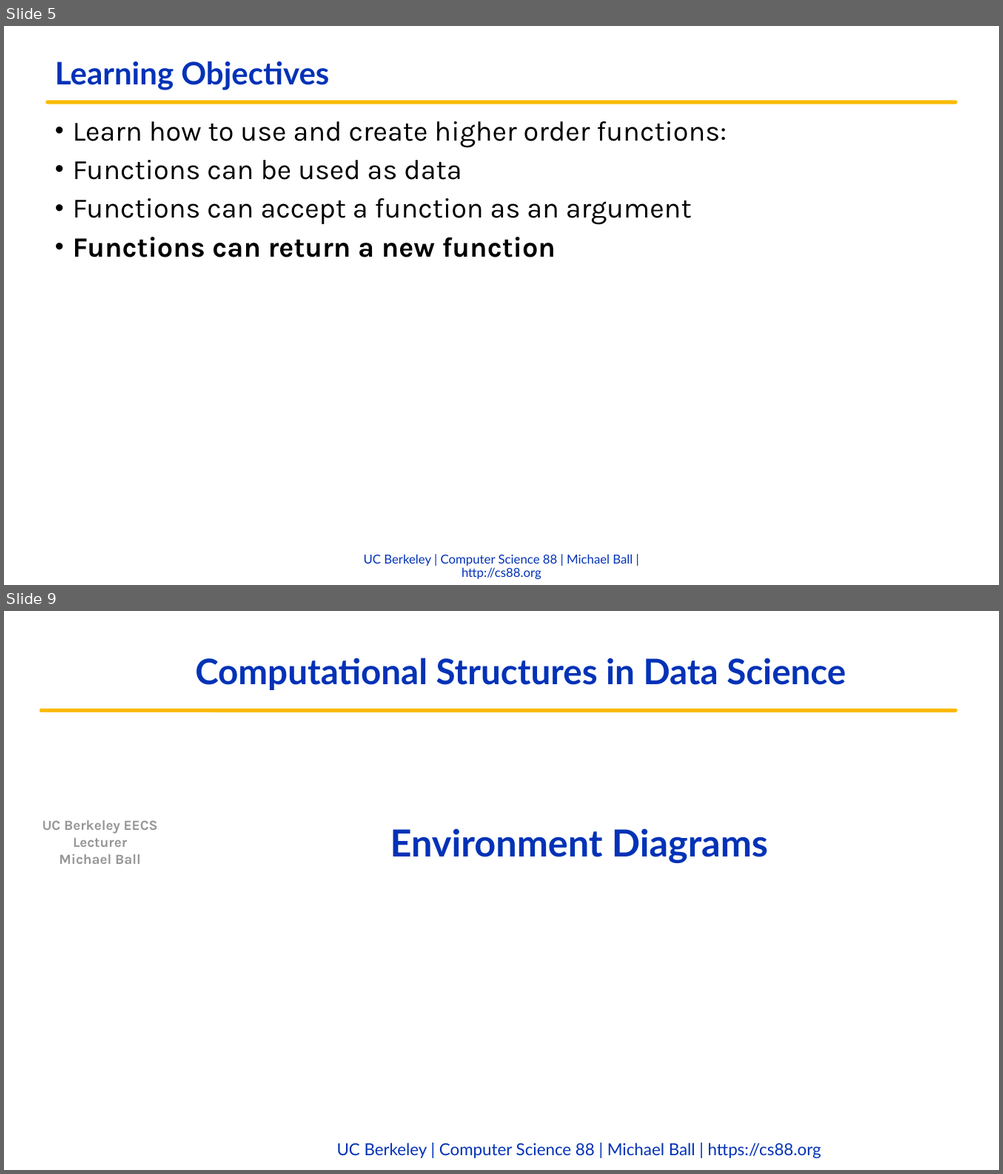
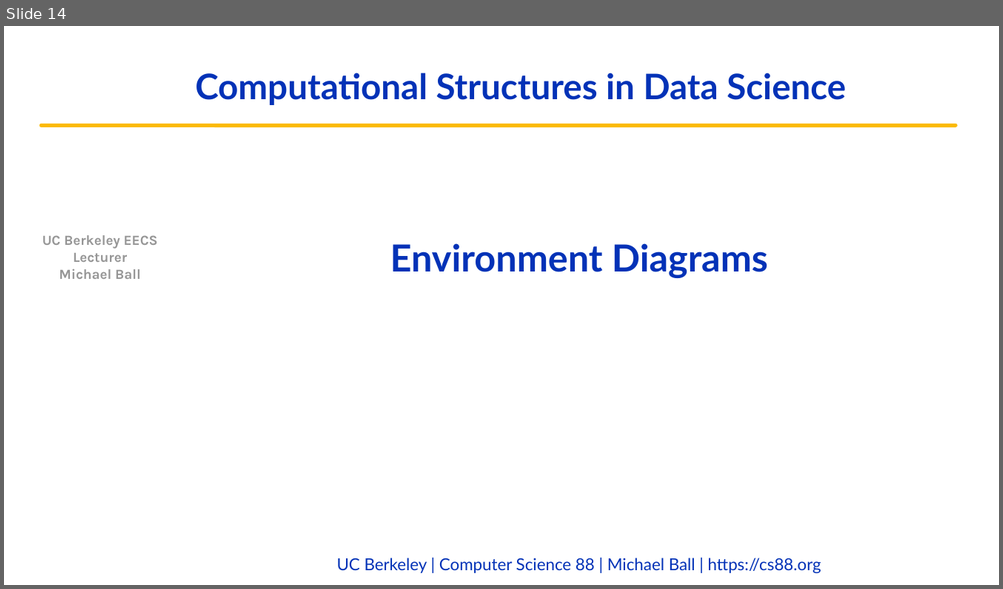
Before and after one commit to cs88-website/fa22, a slide deck: assets/slides/fa22/07-HOFs_Environments.pptx. Shown one above the other, each under a label of ours: slides 5 and 9 before the commit, slide 14 after it; the slides between them are not shown. The pictures are 1003x1174 and 1003x589 pixels, drawn with LibreOffice and Linux fonts; fonts in the diff are those of the drawing; background and template pictures are left out. Boxes give left, top, right and bottom in pixels: in the first picture for what was removed or moved away, otherwise in the second. Text is boxed around its words. In the diff, an @@ line names an element or a change of style, - is before the commit and + after.

```diff
--- a/assets/slides/fa22/07-HOFs_Environments.pptx
+++ b/assets/slides/fa22/07-HOFs_Environments.pptx
@@ slide 5 removed at bbox=[4, 26, 999, 585], background #FFFFFF @@
@@ title removed at bbox=[55, 61, 329, 90] @@
-Learning Objectives
@@ freeform shape removed at bbox=[47, 102, 956, 102] @@
@@ text removed at bbox=[73, 121, 726, 258] @@
-• Learn how to use and create higher order functions:
-• Functions can be used as data
-• Functions can accept a function as an argument
-• Functions can return a new function
@@ text removed at bbox=[364, 554, 632, 580] @@
-UC Berkeley | Computer Science 88 | Michael Ball | http://cs88.org
@@ what was slide 9 is now slide 14 @@
```
Also in this commit, not shown: 4 slides changed, 10 slides added, 4 other slides removed, 5 other files.
